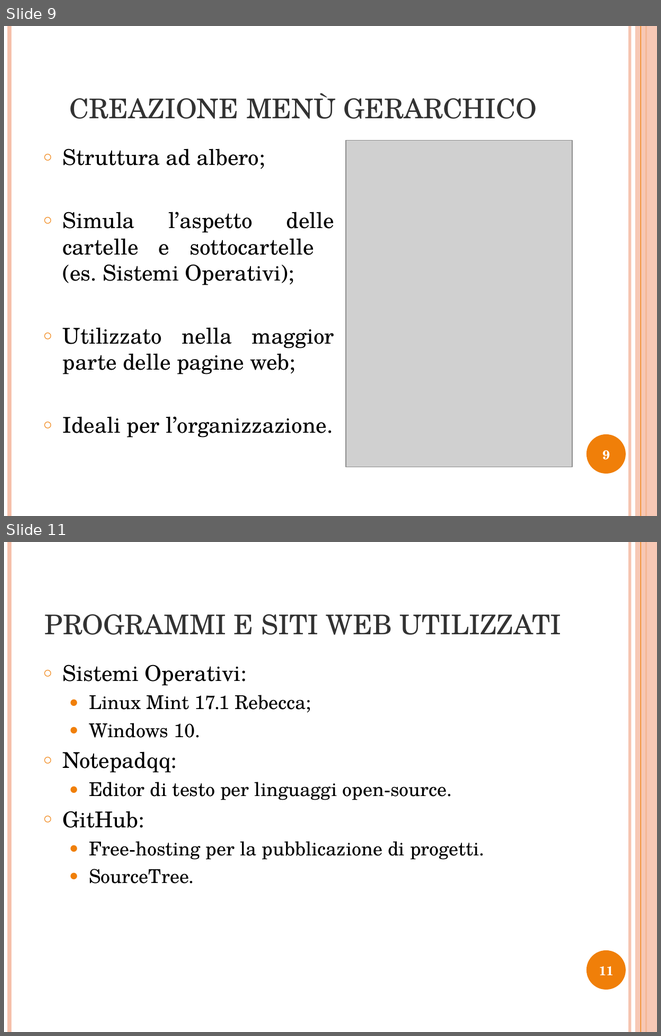
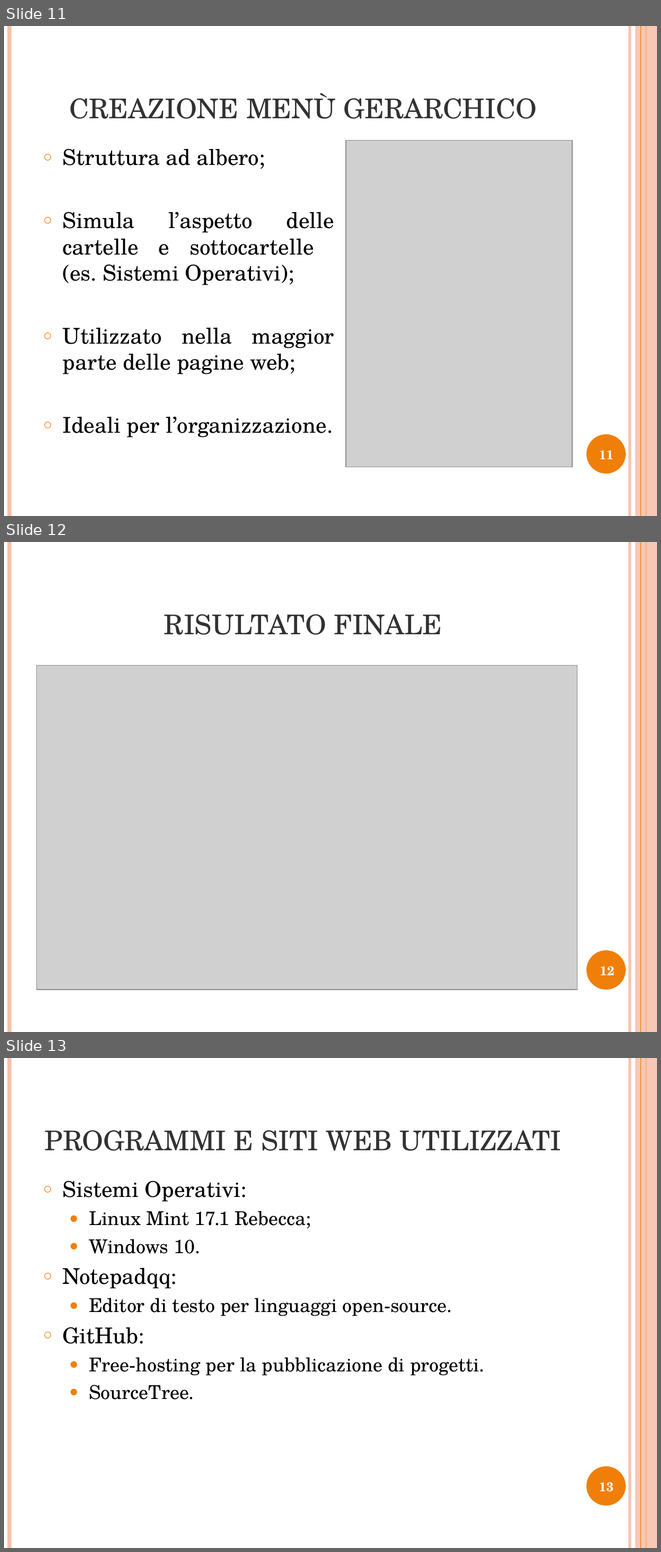
Before and after one commit to opendatahacklab/cityservices, a slide deck: thesis/Presentazione_Tesi.odp. Shown one above the other, each under a label of ours: slides 9 and 11 before the commit, slides 11, 12 and 13 after it; the slides between them are not shown. The pictures are 661x1036 and 661x1552 pixels, drawn with LibreOffice and Linux fonts; fonts in the diff are those of the drawing; grey boxes stand for pictures. Boxes give left, top, right and bottom in pixels: in the first picture for what was removed or moved away, otherwise in the second. Text is boxed around its words. In the diff, an @@ line names an element or a change of style, - is before the commit and + after.

```diff
--- a/thesis/Presentazione_Tesi.odp
+++ b/thesis/Presentazione_Tesi.odp
@@ slide 12 added at (4,542,657,1032), background #FFFFFF; not listed: 6 template elements that a slide beside it also shows @@
@@ title added at (164,614,442,635), 30 pt, text #323232 @@
+RISULTATO FINALE
@@ picture added at (37,665,577,989) @@
@@ page number added at (600,966,615,975), 14 pt, text #FFFFFF, bold @@
+12
@@ what was slide 9 is now slide 11 @@
@@ page number at (599,450,614,459): text changed @@
-9
+11
@@ what was slide 11 is now slide 13 @@
@@ page number at (599,1482,614,1492): text changed @@
-11
+13
```
Also in this commit, not shown: 3 slides changed, 1 other slide added.
